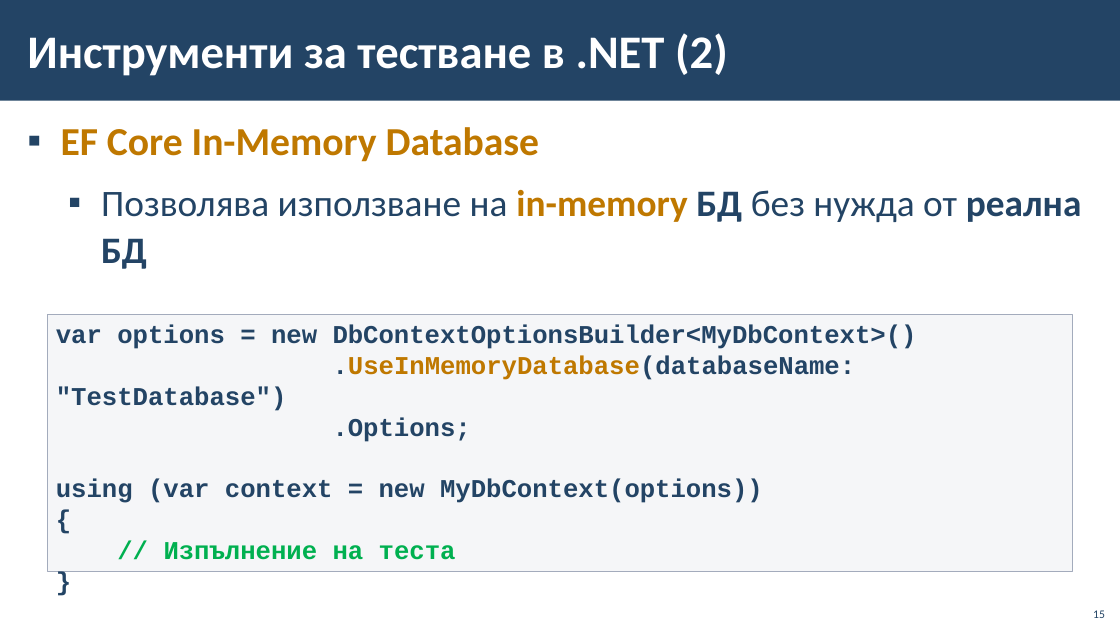
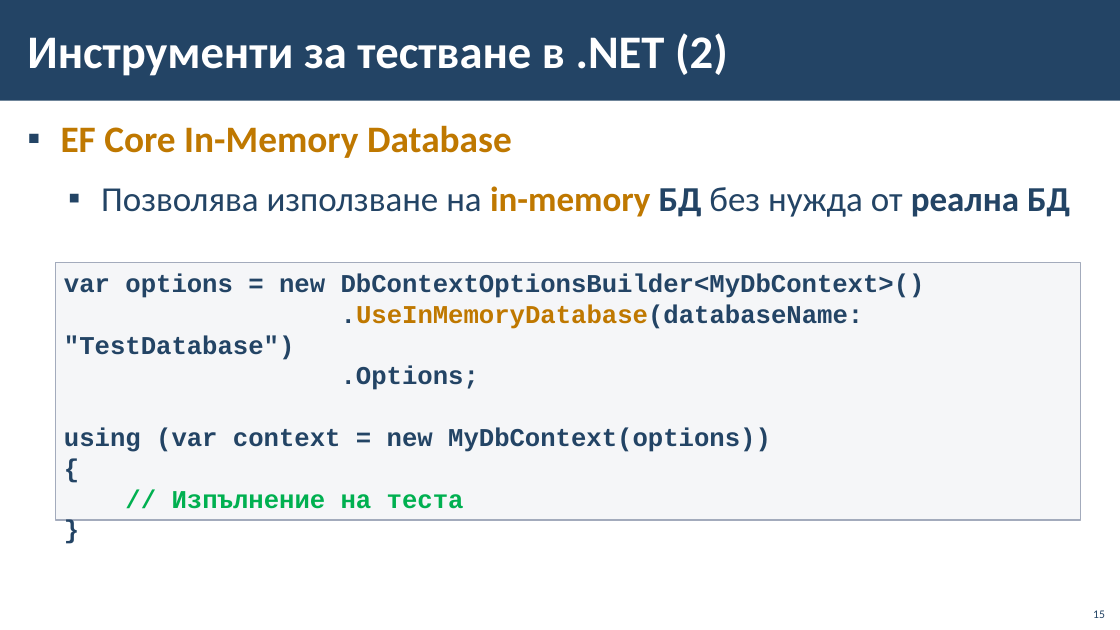
Before and after one commit to BG-IT-Edu/School-Programming, a slide deck: slide 15 of Courses/Software-Sciences/Module-4-Information-Systems-New/13-Information-System-Testing/13-Information-System-Testing.pptx. Drawn at 1120x630 pixels with LibreOffice and Linux fonts; fonts in the diff are those of the drawing; background and template pictures are left out. Boxes give left, top, right and bottom in pixels: in the first picture for what was removed or moved away, otherwise in the second. Text is boxed around its words. In the diff, an @@ line names an element or a change of style, - is before the commit and + after.

```diff
--- a/Courses/Software-Sciences/Module-4-Information-Systems-New/13-Information-System-Testing/13-Information-System-Testing.pptx
+++ b/Courses/Software-Sciences/Module-4-Information-Systems-New/13-Information-System-Testing/13-Information-System-Testing.pptx
@@ text "EF Core In-Memory Database" at <box>61,125,1070,217</box>: size 34 to 32 pt in "EF Core In-Memory Database"; size 32 to 30 pt in "Позволява използване на in-memory БД без нужда ..." @@
@@ rectangle "var options = new DbContextOptionsBuilder<MyDbContext>()": place and size @@
-rectangle "var options = new DbContextOptionsBuilder<MyDbContext>()" at <box>48,314,1073,571</box>
+rectangle "var options = new DbContextOptionsBuilder<MyDbContext>()" at <box>55,263,1081,520</box>
```
Also in this commit, not shown: 3 other slides changed.
